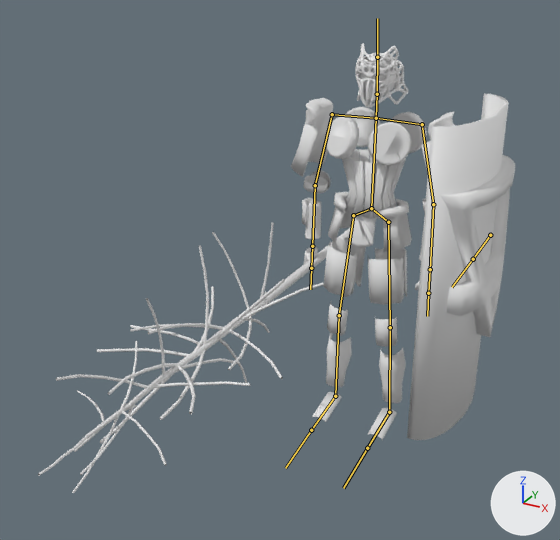
The FBX model Earth Samurai.fbx: old version first, new version second.
Rendered twice from a 50 mm camera at (31.2, -78.4, 57.2) aimed at (-10.2, -3.0, 19.5). Arrows for +X, +Y and +Z are at lower right; the lights stay in place. The bones that bend it are drawn over the model as lines.

The first picture shows 'Earth', 'Shield', 'Tree'.
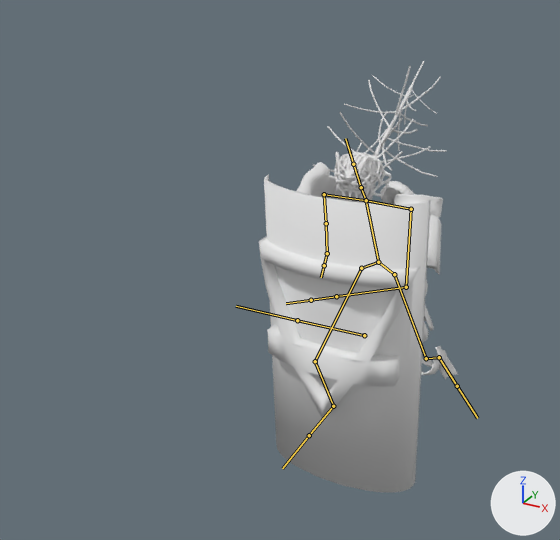
The newer file adds an action. The first version stands in its rest pose; the second is drawn at frame 179 of the action 'Earth Rig|Ground Strike'.

Scene script edits in JSON lines:
```json
{"block": "bone_chest", "where": "bone_chest = bpy.data.objects['Earth Rig'].pose.bones['Chest']"}
{"op": "set", "path": "bone_chest.location", "old": "(0.0, 0.0, 0.0)", "new": "(0.0, -7.76, -3.09)"}
{"op": "set", "path": "bone_chest.rotation_quaternion", "old": "(1.0, 0.0, 0.0, 0.0)", "new": "(0.972, 0.237, 0.0, 0.0)", "note": "degrees (0, 0, 0) -> degrees (27, 0, 0)"}
{"block": "bone_bicep_l", "where": "bone_bicep_l = bpy.data.objects['Earth Rig'].pose.bones['Bicep.L']  # child of 'Shoulder.L'"}
{"op": "set", "path": "bone_bicep_l.rotation_quaternion", "old": "(1.0, 0.0, 0.0, 0.0)", "new": "(0.756, 0.297, 0.387, -0.437)", "note": "degrees (0, 0, 0) -> degrees (12, 58, -53)"}
{"block": "bone_forearm_l", "where": "bone_forearm_l = bpy.data.objects['Earth Rig'].pose.bones['Forearm.L']  # child of 'Bicep.L'"}
{"op": "set", "path": "bone_forearm_l.rotation_quaternion", "old": "(1.0, 0.0, 0.0, 0.0)", "new": "(0.747, -0.533, -0.21, 0.337)", "note": "degrees (0, 0, 0) -> degrees (-70, 3, 47)"}
{"block": "bone_shield", "where": "bone_shield = bpy.data.objects['Earth Rig'].pose.bones['Shield']  # child of 'Forearm.L'"}
{"op": "set", "path": "bone_shield.location", "old": "(0.0, 0.0, 0.0)", "new": "(-0.28, 2.79, 0.41)"}
{"op": "set", "path": "bone_shield.rotation_quaternion", "old": "(1.0, 0.0, 0.0, 0.0)", "new": "(0.76, 0.6, 0.029, 0.249)", "note": "degrees (0, 0, 0) -> degrees (73, -15, 25)"}
{"block": "bone_bicep_r", "where": "bone_bicep_r = bpy.data.objects['Earth Rig'].pose.bones['Bicep.R']  # child of 'Shoulder.R'"}
{"op": "set", "path": "bone_bicep_r.rotation_quaternion", "old": "(1.0, 0.0, 0.0, 0.0)", "new": "(0.983, 0.049, 0.097, -0.145)", "note": "degrees (0, 0, 0) -> degrees (4, 12, -16)"}
{"block": "bone_forearm_r", "where": "bone_forearm_r = bpy.data.objects['Earth Rig'].pose.bones['Forearm.R']  # child of 'Bicep.R'"}
{"op": "set", "path": "bone_forearm_r.rotation_quaternion", "old": "(1.0, 0.0, 0.0, 0.0)", "new": "(0.829, -0.088, 0.553, 0.013)", "note": "degrees (0, 0, 0) -> degrees (-19, 67, -11)"}
{"block": "bone_hand_r", "where": "bone_hand_r = bpy.data.objects['Earth Rig'].pose.bones['Hand.R']  # child of 'Forearm.R'"}
{"op": "set", "path": "bone_hand_r.rotation_quaternion", "old": "(1.0, 0.0, 0.0, 0.0)", "new": "(0.646, 0.1, 0.757, 0.013)", "note": "degrees (0, 0, 0) -> degrees (-42, 103, -49)"}
{"block": "bone_neck", "where": "bone_neck = bpy.data.objects['Earth Rig'].pose.bones['Neck']  # child of 'Chest'"}
{"op": "set", "path": "bone_neck.rotation_quaternion", "old": "(1.0, 0.0, 0.0, 0.0)", "new": "(0.996, -0.094, 0.0, 0.0)", "note": "degrees (0, 0, 0) -> degrees (-11, 0, 0)"}
{"block": "bone_head", "where": "bone_head = bpy.data.objects['Earth Rig'].pose.bones['Head']  # child of 'Neck'"}
{"op": "set", "path": "bone_head.rotation_quaternion", "old": "(1.0, 0.0, 0.0, 0.0)", "new": "(0.997, 0.076, 0.0, 0.0)", "note": "degrees (0, 0, 0) -> degrees (9, 0, 0)"}
{"block": "bone_hip_l", "where": "bone_hip_l = bpy.data.objects['Earth Rig'].pose.bones['Hip.L']"}
{"op": "set", "path": "bone_hip_l.location", "old": "(0.0, 0.0, 0.0)", "new": "(-3.09, 3.85, -6.74)"}
{"block": "bone_upperleg_l", "where": "bone_upperleg_l = bpy.data.objects['Earth Rig'].pose.bones['UpperLeg.L']  # child of 'Hip.L'"}
{"op": "set", "path": "bone_upperleg_l.rotation_quaternion", "old": "(1.0, 0.0, 0.0, 0.0)", "new": "(0.982, 0.096, 0.069, 0.147)", "note": "degrees (0, 0, 0) -> degrees (12, 6, 18)"}
{"block": "bone_lowerleg_l", "where": "bone_lowerleg_l = bpy.data.objects['Earth Rig'].pose.bones['LowerLeg.L']  # child of 'UpperLeg.L'"}
{"op": "set", "path": "bone_lowerleg_l.rotation_quaternion", "old": "(1.0, 0.0, 0.0, 0.0)", "new": "(0.877, -0.065, -0.274, 0.388)", "note": "degrees (0, 0, 0) -> degrees (-21, -25, 53)"}
{"block": "bone_foot_l", "where": "bone_foot_l = bpy.data.objects['Earth Rig'].pose.bones['Foot.L']  # child of 'LowerLeg.L'"}
{"op": "set", "path": "bone_foot_l.rotation_quaternion", "old": "(1.0, 0.0, 0.0, 0.0)", "new": "(0.879, 0.454, -0.139, 0.04)", "note": "degrees (0, 0, 0) -> degrees (55, -16, -3)"}
{"block": "bone_hip_r", "where": "bone_hip_r = bpy.data.objects['Earth Rig'].pose.bones['Hip.R']"}
{"op": "set", "path": "bone_hip_r.location", "old": "(0.0, 0.0, 0.0)", "new": "(3.09, 3.85, -6.74)"}
{"block": "bone_upperleg_r", "where": "bone_upperleg_r = bpy.data.objects['Earth Rig'].pose.bones['UpperLeg.R']  # child of 'Hip.R'"}
{"op": "set", "path": "bone_upperleg_r.rotation_quaternion", "old": "(1.0, 0.0, 0.0, 0.0)", "new": "(0.922, 0.014, 0.031, 0.386)", "note": "degrees (0, 0, 0) -> degrees (3, 3, 45)"}
{"block": "bone_lowerleg_r", "where": "bone_lowerleg_r = bpy.data.objects['Earth Rig'].pose.bones['LowerLeg.R']  # child of 'UpperLeg.R'"}
{"op": "set", "path": "bone_lowerleg_r.rotation_quaternion", "old": "(1.0, 0.0, 0.0, 0.0)", "new": "(0.79, -0.013, -0.021, -0.612)", "note": "degrees (0, 0, 0) -> degrees (0, -3, -76)"}
{"block": "bone_foot_r", "where": "bone_foot_r = bpy.data.objects['Earth Rig'].pose.bones['Foot.R']  # child of 'LowerLeg.R'"}
{"op": "set", "path": "bone_foot_r.rotation_quaternion", "old": "(1.0, 0.0, 0.0, 0.0)", "new": "(0.95, 0.31, -0.028, -0.011)", "note": "degrees (0, 0, 0) -> degrees (36, -3, -2)"}
```

What differs and where, as boxes (x1, y1, x2, y2) in the pictures (560 x 540 px):
```json
{"object": "Shield", "change": "posed", "before": [407, 94, 515, 440], "after": [259, 174, 431, 492], "on screen": "59% wider, 8% shorter"}
{"object": "Earth", "change": "posed", "before": [291, 43, 455, 440], "after": [297, 152, 459, 380]}
{"object": "Tree", "change": "posed", "before": [38, 222, 352, 493], "after": [313, 61, 446, 177]}
{"bone": "Chest", "before": "(371, 208) to (376, 118)", "after": "(378, 262) to (366, 200)"}
{"bone": "Bicep.L", "before": "(422, 124) to (433, 204)", "after": "(411, 209) to (406, 287)"}
{"bone": "Forearm.L", "before": "(433, 204) to (430, 270)", "after": "(406, 287) to (335, 296)"}
{"bone": "Shield", "before": "(490, 235) to (473, 259)", "after": "(364, 335) to (297, 320)"}
{"bone": "Bicep.R", "before": "(332, 114) to (315, 185)", "after": "(324, 194) to (326, 223)"}
{"bone": "Forearm.R", "before": "(315, 185) to (312, 246)", "after": "(326, 223) to (327, 253)"}
{"bone": "Hand.R", "before": "(312, 246) to (311, 268)", "after": "(327, 253) to (324, 265)"}
{"bone": "Neck", "before": "(376, 118) to (377, 94)", "after": "(366, 200) to (361, 187)"}
{"bone": "Head", "before": "(377, 94) to (377, 57)", "after": "(361, 187) to (353, 164)"}
{"bone": "Hip.L", "before": "(371, 208) to (388, 222)", "after": "(378, 262) to (394, 274)"}
{"bone": "UpperLeg.L", "before": "(388, 222) to (390, 327)", "after": "(394, 274) to (426, 358)"}
{"bone": "LowerLeg.L", "before": "(390, 327) to (389, 412)", "after": "(426, 358) to (439, 357)"}
{"bone": "Foot.L", "before": "(389, 412) to (367, 448)", "after": "(439, 357) to (457, 386)"}
{"bone": "Hip.R", "before": "(371, 208) to (353, 215)", "after": "(378, 262) to (361, 268)"}
{"bone": "UpperLeg.R", "before": "(353, 215) to (339, 315)", "after": "(361, 268) to (315, 361)"}
{"bone": "LowerLeg.R", "before": "(339, 315) to (335, 396)", "after": "(315, 361) to (333, 406)"}
{"bone": "Foot.R", "before": "(335, 396) to (311, 430)", "after": "(333, 406) to (309, 435)"}
```
